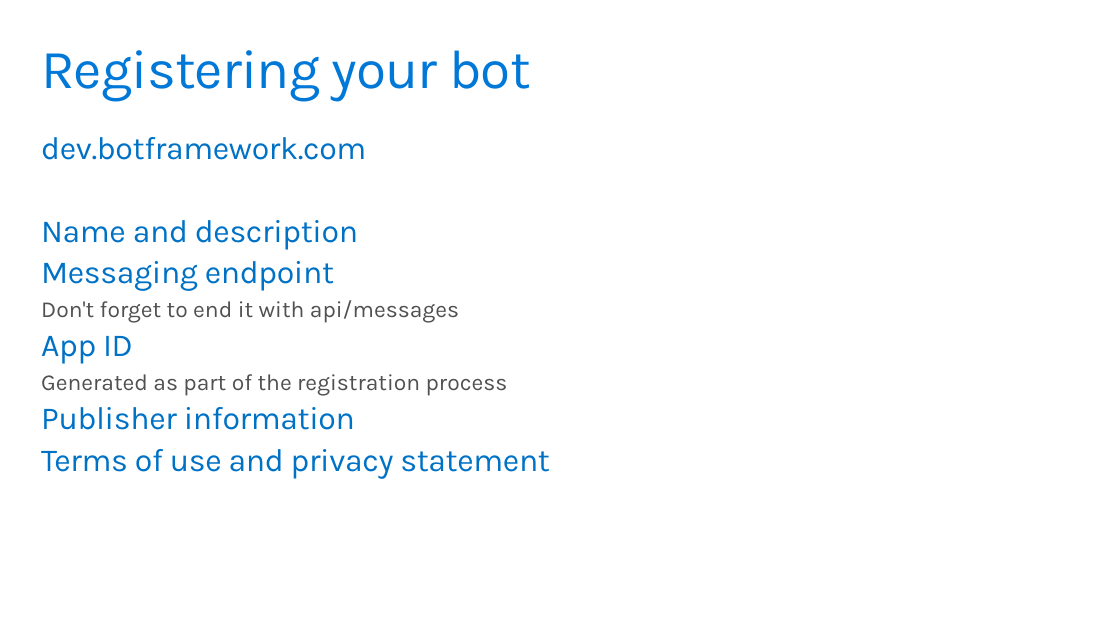
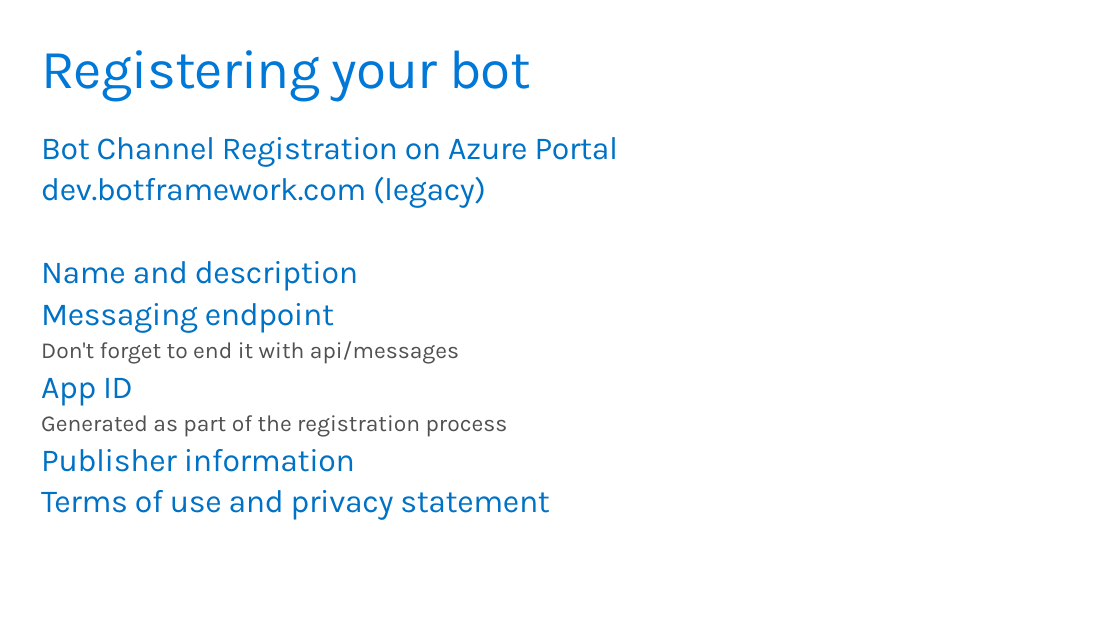
Before and after one commit to Mission-Mars-Fourth-Horizon-Org/operation-max, a slide deck: slide 4 of Slides/5 - Deploying your bot.pptx. Drawn at 1120x630 pixels with LibreOffice and Linux fonts; fonts in the diff are those of the drawing. Boxes give left, top, right and bottom in pixels: in the first picture for what was removed or moved away, otherwise in the second. Text is boxed around its words. In the diff, an @@ line names an element or a change of style, - is before the commit and + after.

```diff
--- a/Slides/5 - Deploying your bot.pptx
+++ b/Slides/5 - Deploying your bot.pptx
@@ text at bbox=[41, 137, 619, 208]: text changed @@
-dev.botframework.com
+Bot Channel Registration on Azure Portal
+dev.botframework.com (legacy)
```
Also in this commit, not shown: 6 other files.
